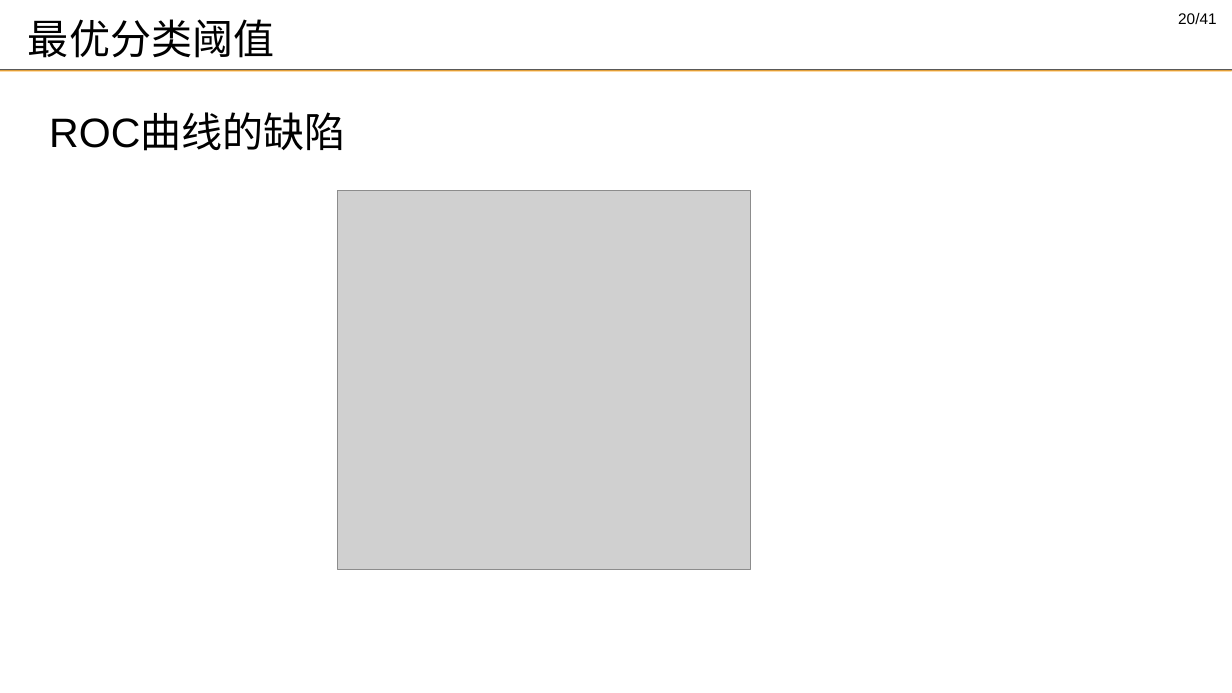
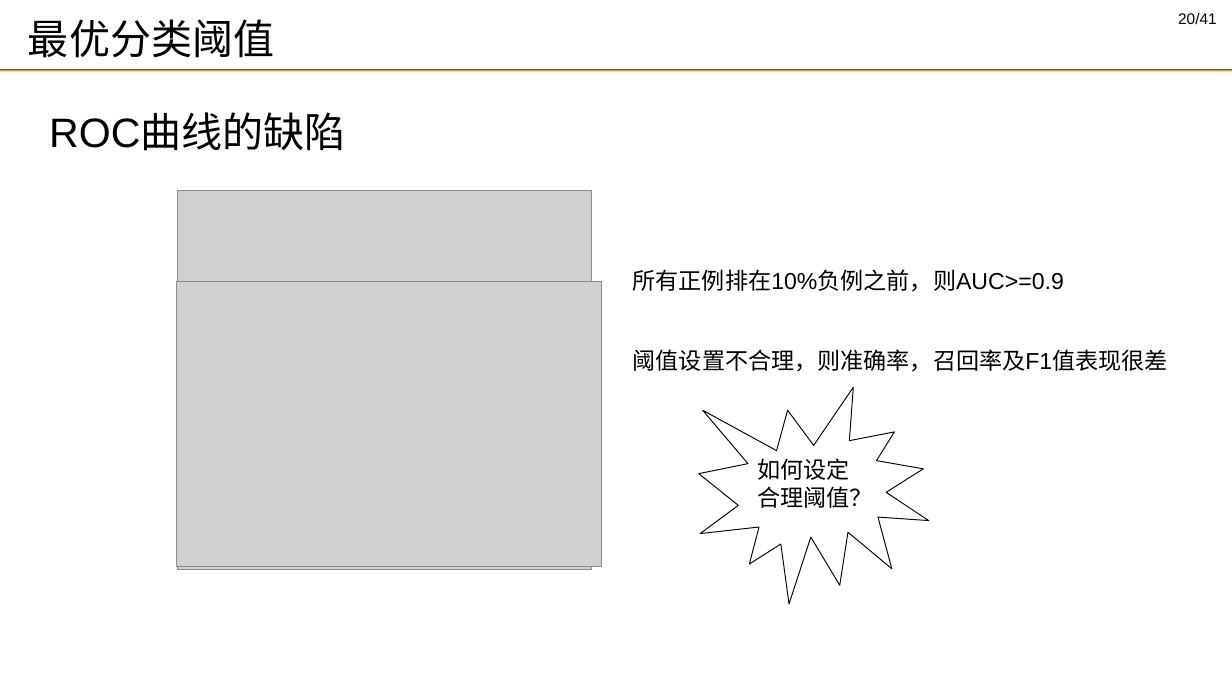
Before and after one commit to DMRookie/finaldesign, a slide deck: slide 20 of 答辩_谢思发.pptx. Drawn at 1232x693 pixels with LibreOffice and Linux fonts; fonts in the diff are those of the drawing; grey boxes stand for pictures; background and template pictures are left out. Boxes give left, top, right and bottom in pixels: in the first picture for what was removed or moved away, otherwise in the second. Text is boxed around its words. In the diff, an @@ line names an element or a change of style, - is before the commit and + after.

```diff
--- a/答辩_谢思发.pptx
+++ b/答辩_谢思发.pptx
@@ picture: place and size @@
-picture at bbox=[337, 190, 751, 569]
+picture at bbox=[178, 190, 592, 569]
@@ text added at bbox=[633, 269, 1064, 292], 18 pt, text #000000 @@
+所有正例排在10%负例之前，则AUC>=0.9
@@ picture added at bbox=[177, 281, 602, 567] @@
@@ text added at bbox=[633, 349, 1168, 372], 18 pt, text #000000 @@
+阈值设置不合理，则准确率，召回率及F1值表现很差
@@ irregular seal added at bbox=[699, 387, 929, 604], outline #000000 0.75 pt, 18 pt, text #000000 @@
+如何设定合理阈值？
```
Also in this commit, not shown: 6 other slides changed.
